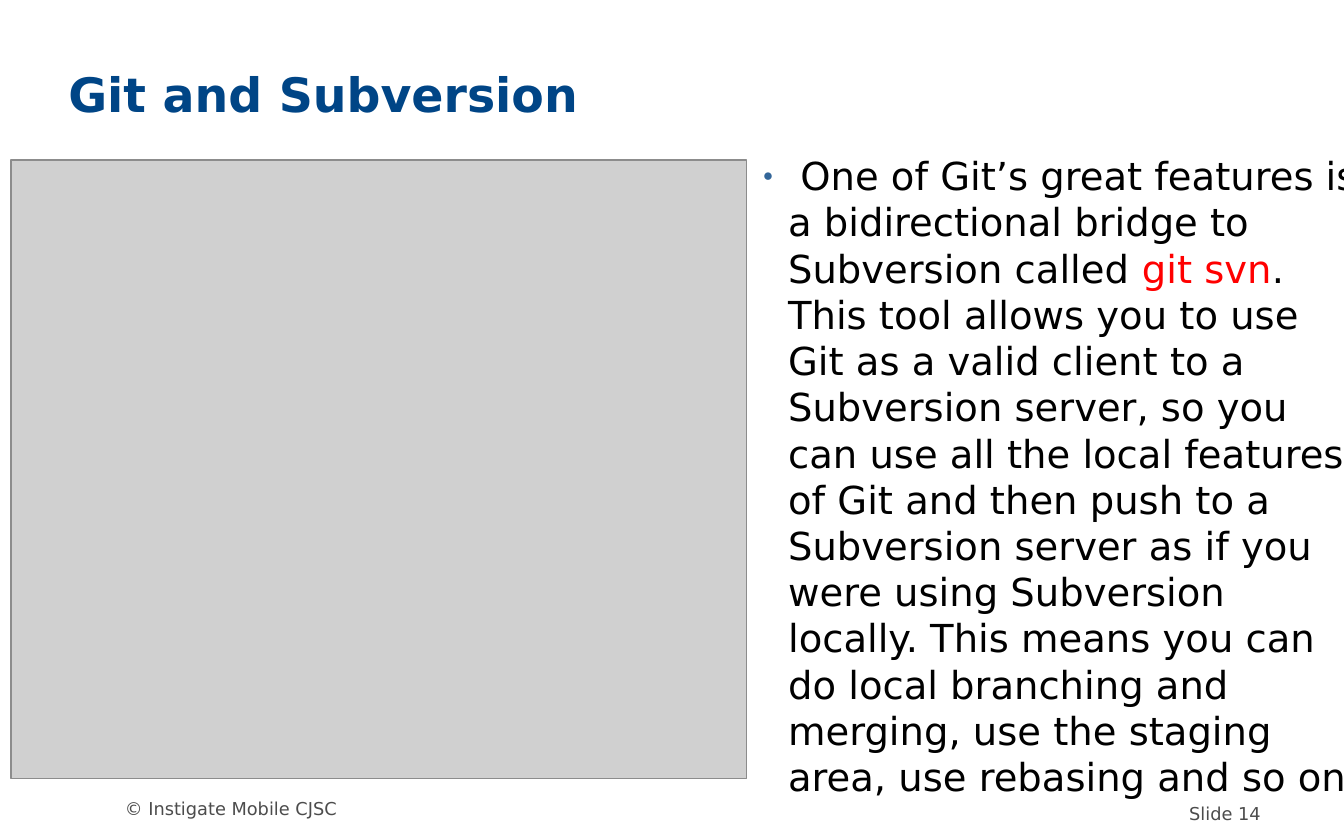
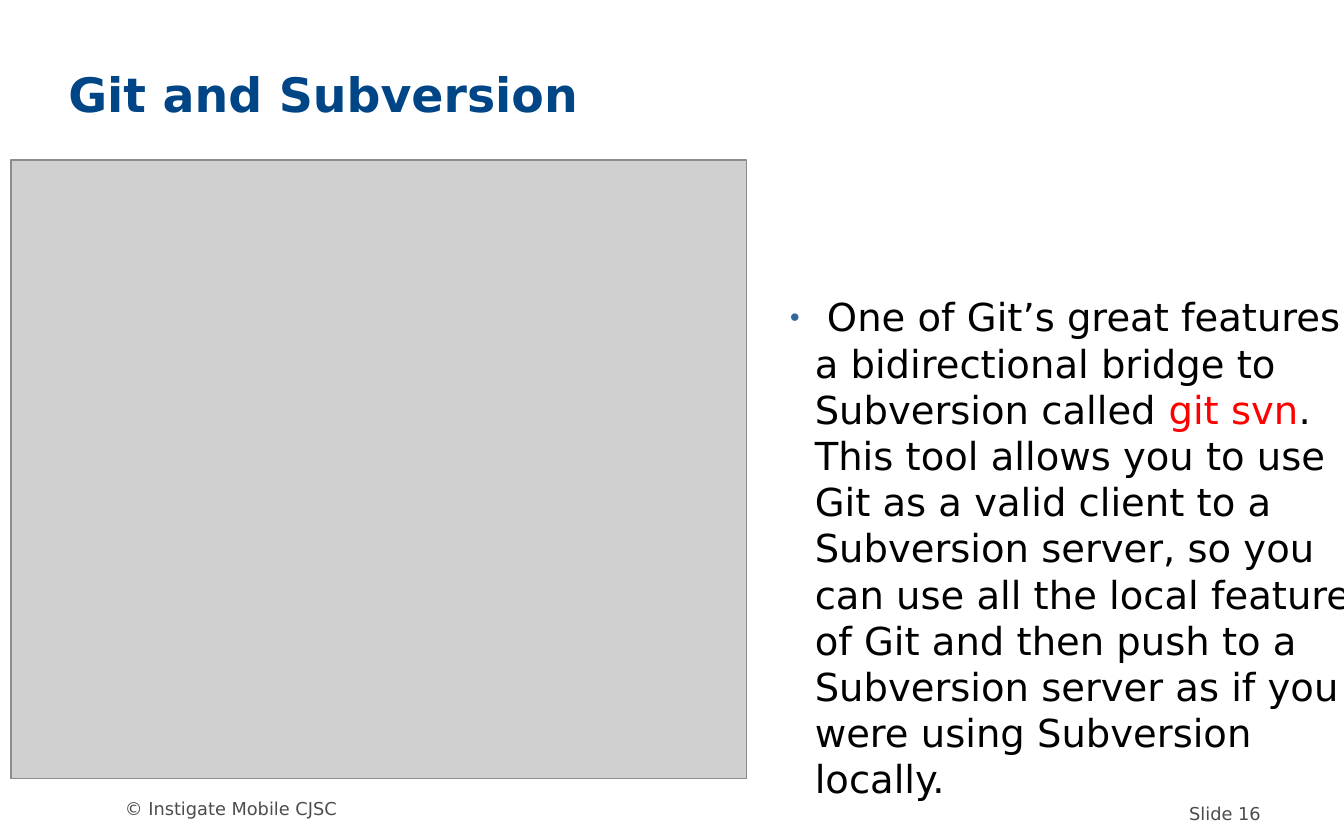
Before and after one commit to MariamP/myRepo, a slide deck: slide 16 of GIT.odp (slide 14 before the commit). Drawn at 1344x840 pixels with LibreOffice and Linux fonts; fonts in the diff are those of the drawing; grey boxes stand for pictures; background and template pictures are left out. Boxes give left, top, right and bottom in pixels: in the first picture for what was removed or moved away, otherwise in the second. Text is boxed around its words. In the diff, an @@ line names an element or a change of style, - is before the commit and + after.

Commit message:
- Updated presentation.

```diff
--- a/GIT.odp
+++ b/GIT.odp
@@ subtitle at [815, 301, 1340, 801]: text changed @@
-● One of Git’s great features is a bidirectional bridge to Subversion called git svn. This tool allows you to use Git as a valid client to a Subversion server, so you can use all the local features of Git and then push to a Subversion server as if you were using Subversion locally. This means you can do local branching and merging, use the staging area, use rebasing and so on.
+● One of Git’s great features is a bidirectional bridge to Subversion called git svn. This tool allows you to use Git as a valid client to a Subversion server, so you can use all the local features of Git and then push to a Subversion server as if you were using Subversion locally.
@@ page number at [1189, 806, 1261, 821]: text changed @@
-Slide 14
+Slide 16
```
Also in this commit, not shown: 6 other slides changed, 2 slides added.
